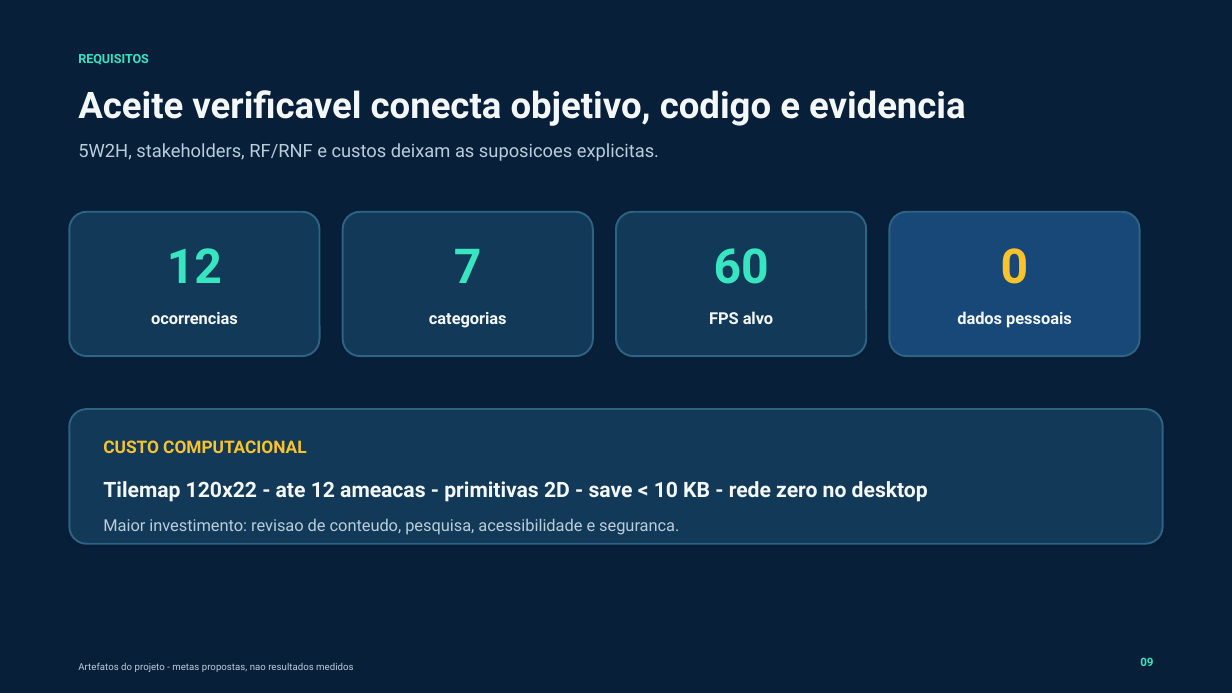
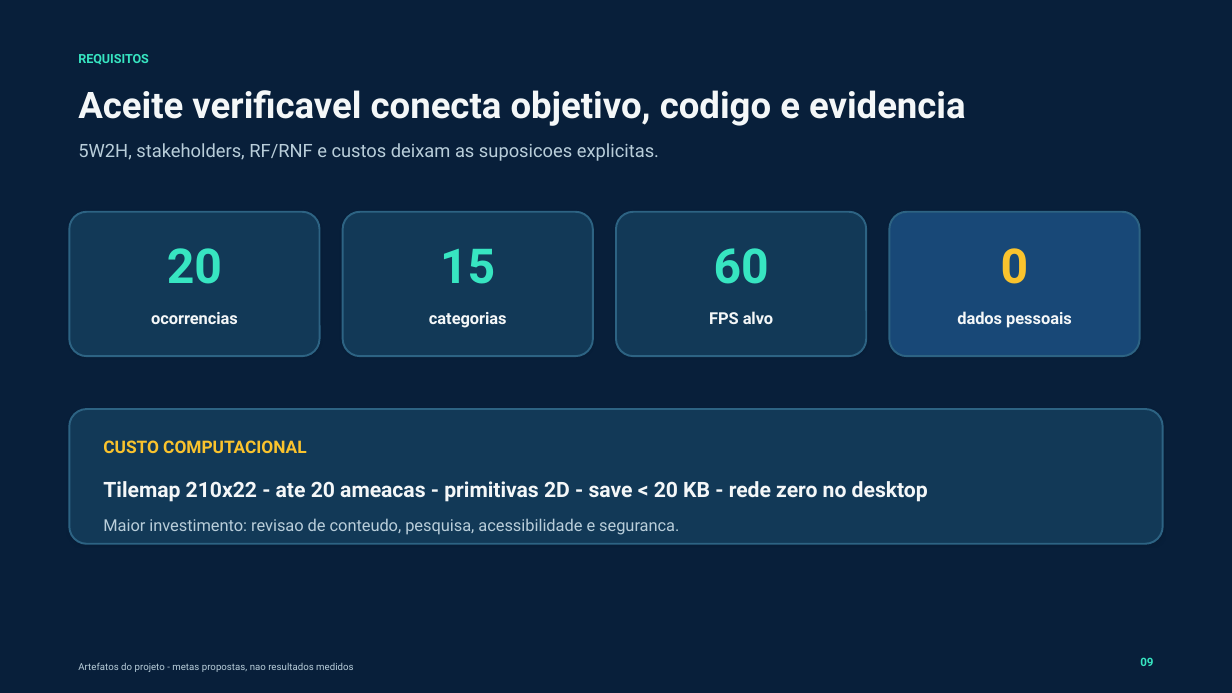
Before and after one commit to Felipe-tech30/missao-cibersegura-df, a slide deck: slide 9 of presentation/pcdf-missao-cibersegura-banca.pptx. Drawn at 1232x693 pixels with LibreOffice and Linux fonts; fonts in the diff are those of the drawing. Boxes give left, top, right and bottom in pixels: in the first picture for what was removed or moved away, otherwise in the second. Text is boxed around its words. In the diff, an @@ line names an element or a change of style, - is before the commit and + after.

```diff
--- a/presentation/pcdf-missao-cibersegura-banca.pptx
+++ b/presentation/pcdf-missao-cibersegura-banca.pptx
@@ text at <box>167,248,222,284</box>: text changed @@
-12
+20
@@ text at <box>440,249,495,284</box>: text changed @@
-7
+15
@@ text at <box>103,481,928,502</box>: text changed @@
-Tilemap 120x22 - ate 12 ameacas - primitivas 2D - save < 10 KB - rede zero no desktop
+Tilemap 210x22 - ate 20 ameacas - primitivas 2D - save < 20 KB - rede zero no desktop
```
Also in this commit, not shown: 5 other slides changed, 16 other files.
